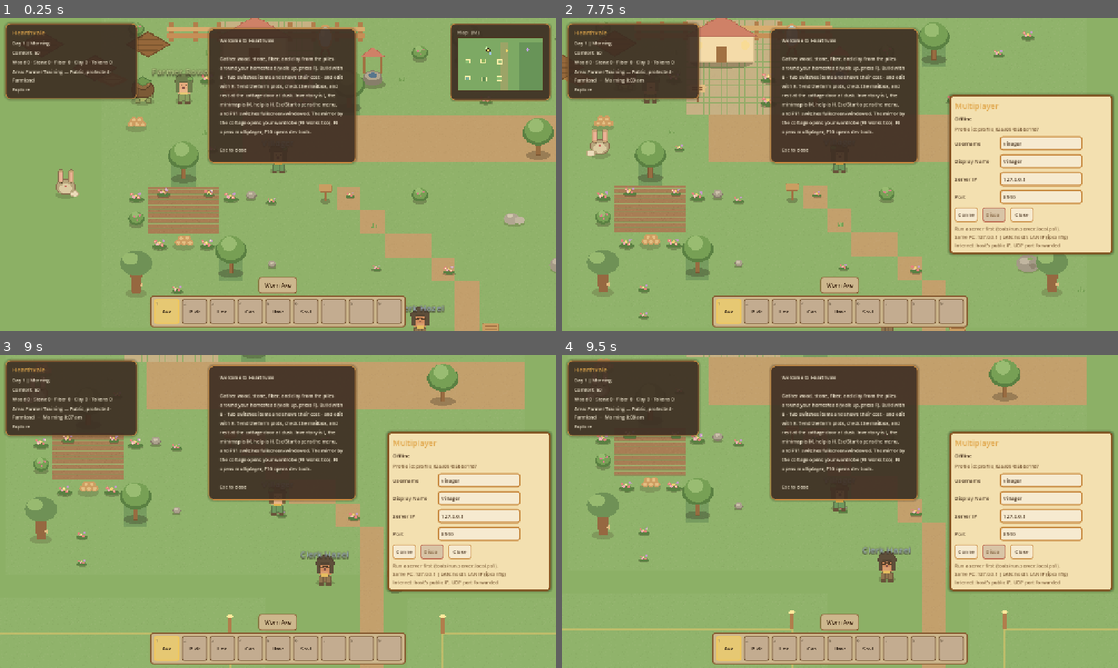
Above: before the commit, frames 1-4 (two rows, left to right).
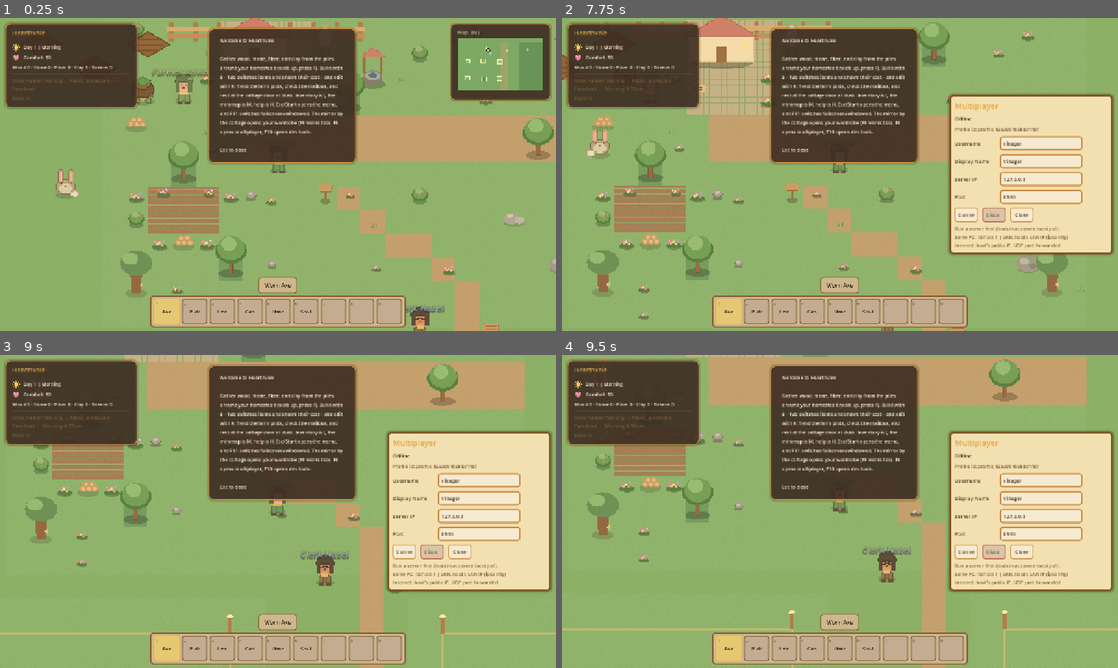
Above: after the commit, the same moments.

Repository: juliedarkheart/comfymmo
Game: Godot game, scene res://scenes/world/overworld.tscn
The game is run twice, just before and just after one commit, with the same random seed, the same clock (stepped at 60 frames per second) and the same inputs. This scene is started directly instead of the project's main scene.
Inputs (mouse positions are in pixels of both pictures, inside the frame that each line leads up to):
- Up to frame 1 (0.25 s): no input
- Up to frame 2 (7.75 s): tap Enter (confirm_action) at 0.5 s; move the mouse to (962, 158) at 0.52 s; hold D (move_right) 0.53-1.25 s; hold Enter (confirm_action) 0.53-1.25 s; click (962, 158) at 0.67 s; drag from (728, 190) to (812, 237) at 1.27 s; move the mouse to (895, 105) at 2.02 s; hold D (move_right) 2.03-2.75 s; hold M (edit_move) 2.03-2.75 s; click (895, 105) at 2.17 s; drag from (812, 237) to (673, 127) at 2.77 s; move the mouse to (1006, 221) at 3.52 s; hold A (move_left) 3.53-4.25 s; hold F (interact_primary) 3.53-4.25 s; click (1006, 221) at 3.67 s; drag from (673, 127) to (756, 96) at 4.27 s; move the mouse to (867, 174) at 5.02 s; hold S (move_down) 5.03-5.75 s; hold F8 (toggle_network_panel) 5.03-5.75 s; click (867, 174) at 5.17 s; drag from (756, 96) to (728, 190) at 5.77 s; move the mouse to (962, 158) at 6.52 s; hold W (move_up) 6.53-7.25 s; tap B at 6.6 s; click (962, 158) at 6.67 s; drag from (728, 190) to (812, 237) at 7.27 s
- Up to frame 3 (9 s): move the mouse to (333, 442) at 8.02 s; hold S (move_down) 8.03-8.75 s; tap Tab at 8.1 s; click (333, 442) at 8.17 s; drag from (250, 574) to (111, 464) at 8.77 s
- Up to frame 4 (9.5 s): no input

The runs differ from the first frame. In frame 1, 1.6% of the frame differs, in the area x 0-25%, y 7-30%; in frame 2, 1.7%; in frame 3, 1.6%; in frame 4, 1.7%.

Commit message:
Polish LimeZu top-left HUD status card

Diff:
--- a/tools/live_visual_capture.gd
+++ b/tools/live_visual_capture.gd
@@ -40,6 +40,10 @@
 const ICON_ALIGN_INVENTORY_FILE := OUT_DIR + "/live_limezu_inventory_after_icon_alignment.png"
 const ICON_ALIGN_HOTBAR_FILE := OUT_DIR + "/live_limezu_hotbar_after_icon_alignment.png"
 const LEFT_MENU_FILE := OUT_DIR + "/live_limezu_left_menu_after_polish.png"
+# This pass: top-left Hearthvale status-card HUD polish.
+const HUD_POLISH_OPENING_FILE := OUT_DIR + "/live_limezu_opening_after_hud_polish.png"
+const HUD_POLISH_CLOSEUP_FILE := OUT_DIR + "/live_limezu_hud_closeup_after_hud_polish.png"
+const HUD_POLISH_INVENTORY_FILE := OUT_DIR + "/live_limezu_inventory_after_hud_polish.png"
 
 func _initialize() -> void:
 	var scene: PackedScene = load("res://scenes/main.tscn") as PackedScene
@@ -71,7 +75,7 @@
 		opening_img.save_png(LAYERING_CLEANUP_FILE)
 		opening_img.save_png(UI_REWRITE_OPENING_FILE)
 		opening_img.save_png(AREA_EXPANSION_OPENING_FILE)
-		opening_img.save_png(PLAYABILITY_OPENING_FILE); opening_im …(81 unchanged characters)… ing_img.save_png(ICON_ALIGN_HOTBAR_FILE)
+		opening_img.save_png(PLAYABILITY_OPENING_FILE); opening_im …(81 unchanged characters)… ing_img.save_png(ICON_ALIGN_HOTBAR_FILE); opening_img.save_png(HUD_POLISH_OPENING_FILE); opening_img.get_region(Rect2i(0, 0, 360, 230)).save_png(HUD_POLISH_CLOSEUP_FILE)
 		print("[live-capture] saved ", OUT_FILE)
 		print("[live-capture] saved ", UI_REWRITE_OPENING_FILE)
 		print("[live-capture] saved ", AREA_EXPANSION_OPENING_FILE)
@@ -96,7 +100,7 @@
 		var inv_img: Image = _grab_image()
 		if inv_img != null and inv_img.save_png(UI_REWRITE_INVENTORY_FILE) == OK:
 			inv_img.save_png(AREA_EXPANSION_INVENTORY_FILE)
-			inv_img.save_png(PLAYABILITY_INVENTORY_FILE); inv_img.save_png(STARDEW_INVENTORY_FILE); inv_img.save_png(POLISH_INVENTORY_FILE); inv_img.save_png(ICON_ALIGN_INVENTORY_FILE)
+			inv_img.save_png(PLAYABILITY_INVENTORY_FILE); inv_img.save_png(STARDEW_INVENTORY_FILE); inv_img.save_png(POLISH_INVENTORY_FILE); inv_img.save_png(ICON_ALIGN_INVENTORY_FILE); inv_img.save_png(HUD_POLISH_INVENTORY_FILE)
 			print("[live-capture] saved ", UI_REWRITE_INVENTORY_FILE)
 			print("[live-capture] saved ", AREA_EXPANSION_INVENTORY_FILE)
 			print("[live-capture] saved ", PLAYABILITY_INVENTORY_FILE)
--- a/tools/validate_project.gd
+++ b/tools/validate_project.gd
@@ -2337,9 +2337,33 @@
 			push_error("Prototype HUD controls line is missing '%s'" % required_hint)
 			quit(1)
 			return
+	# Top-left HUD must be a clean, compact, composed status card.
+	if controls_label.visible:
+		push_error("Prototype HUD controls line must be hidden by default (controls live in Help/System)")
+		quit(1)
+		return
+	var hud_title: Label = prototype_hud.get_node_or_null("Panel/Rows/TitleLabel") as Label
+	if hud_title == null or not hud_title.text.contains("Hearthvale"):
+		push_error("Prototype HUD is missing its 'Hearthvale' title header")
+		quit(1)
+		return
+	var hud_rows: Node = prototype_hud.get_node_or_null("Panel/Rows")
+	var hud_visible_labels: int = 0
+	if hud_rows != null:
+		for row_child in hud_rows.get_children():
+			if row_child is Label and (row_child as Label).visible:
+				hud_visible_labels += 1
+	if hud_visible_labels > 8:
+		push_error("Prototype HUD has too many visible text rows (%d) — keep it a compact status card" % hud_visible_labels)
+		quit(1)
+		return
 	var prototype_hud_source: String = FileAccess.get_file_as_string("res://ui/prototype_hud.gd")
 	if not prototype_hud_source.contains("CozyUITheme.apply_hud_panel"):
 		push_error("Prototype HUD no longer applies the shared cozy HUD style")
+		quit(1)
+		return
+	if not prototype_hud_source.contains("_compose_card") or not prototype_hud_source.contains("_insert_hud_divider_after"):
+		push_error("Prototype HUD is no longer composed into a tiered status card (title/divider/sections)")
 		quit(1)
 		return
 	prototype_hud.queue_free()
--- a/ui/prototype_hud.gd
+++ b/ui/prototype_hud.gd
@@ -31,10 +31,41 @@
 func _ready() -> void:
 	_apply_style()
 	_apply_compact_normal_layout()
+	_compose_card()
 	set_mood(WorldMood.DEFAULT_MOOD)
 	_hide_interaction_prompt()
 	hide_mailbox()
 	DisplaySettings.apply_saved()
+
+## Compose the flat label stack into a tiered status card: re-enable the small cozy
+## day/comfort icons for visual rhythm, and add thin wood dividers under the title and
+## before the secondary (area/mode) block for clear hierarchy. Runs after the compact
+## layout (which hides the meaningless crop-count icons), so only day/comfort show.
+func _compose_card() -> void:
+	_enable_row_icon("Panel/Rows/DayRow/DayIcon", 18)
+	_enable_row_icon("Panel/Rows/ComfortRow/ComfortIcon", 18)
+	_insert_hud_divider_after(get_node_or_null("Panel/Rows/TitleLabel"))
+	_insert_hud_divider_after(_materials_label)
+
+func _enable_row_icon(path: String, px: int) -> void:
+	var node: TextureRect = get_node_or_null(path) as TextureRect
+	if node == null:
+		return
+	node.visible = true
+	node.custom_minimum_size = Vector2(px, px)
+	node.texture_filter = CanvasItem.TEXTURE_FILTER_NEAREST
+
+func _insert_hud_divider_after(node: Node) -> void:
+	if node == null or node.get_parent() == null:
+		return
+	var rows: Node = node.get_parent()
+	var divider: ColorRect = ColorRect.new()
+	divider.color = Color(LimeZuUITheme.PANEL_BORDER.r, LimeZuUITheme.PANEL_BORDER.g, LimeZuUITheme.PANEL_BORDER.b, 0.5)
+	divider.custom_minimum_size = Vector2(0, 2)
+	divider.size_flags_horizontal = Control.SIZE_EXPAND_FILL
+	divider.mouse_filter = Control.MOUSE_FILTER_IGNORE
+	rows.add_child(divider)
+	rows.move_child(divider, node.get_index() + 1)
 
 func _apply_style() -> void:
 	CozyUITheme.apply_hud_panel($Panel)
@@ -49,6 +80,10 @@
 	]:
 		CozyUITheme.apply_body_label(label as Label, 11, true)
 	CozyUITheme.apply_heading_label($Panel/Rows/TitleLabel, 14)
+	# Hierarchy: title (gold) -> primary status (day/comfort/materials, body) -> secondary
+	# (area + mode, muted) so the card reads as grouped tiers, not one flat text run.
+	CozyUITheme.apply_secondary_label(_area_label, 11)
+	CozyUITheme.apply_secondary_label(_mode_label, 11)
 	# The area + controls lines are the longest; wrap them inside the panel so they never
 	# clip past the border on the fixed-width compact card (300px) regardless of skin.
 	for wrap_label in [_area_label, _controls_label, _mode_label]:
Not shown, changed: docs/playtest_readiness.md
Not shown, changed: docs/ui_style_guide.md
